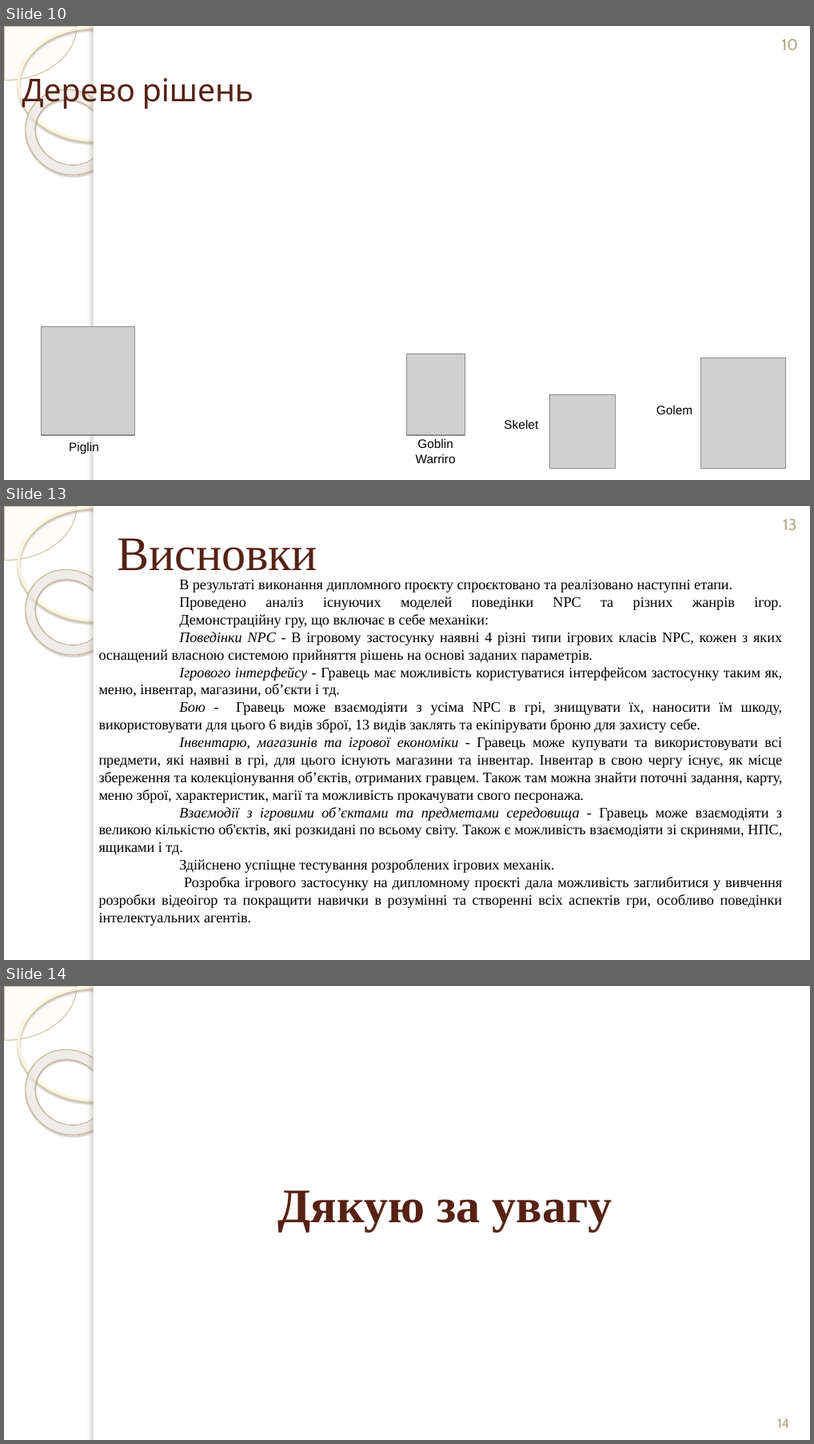
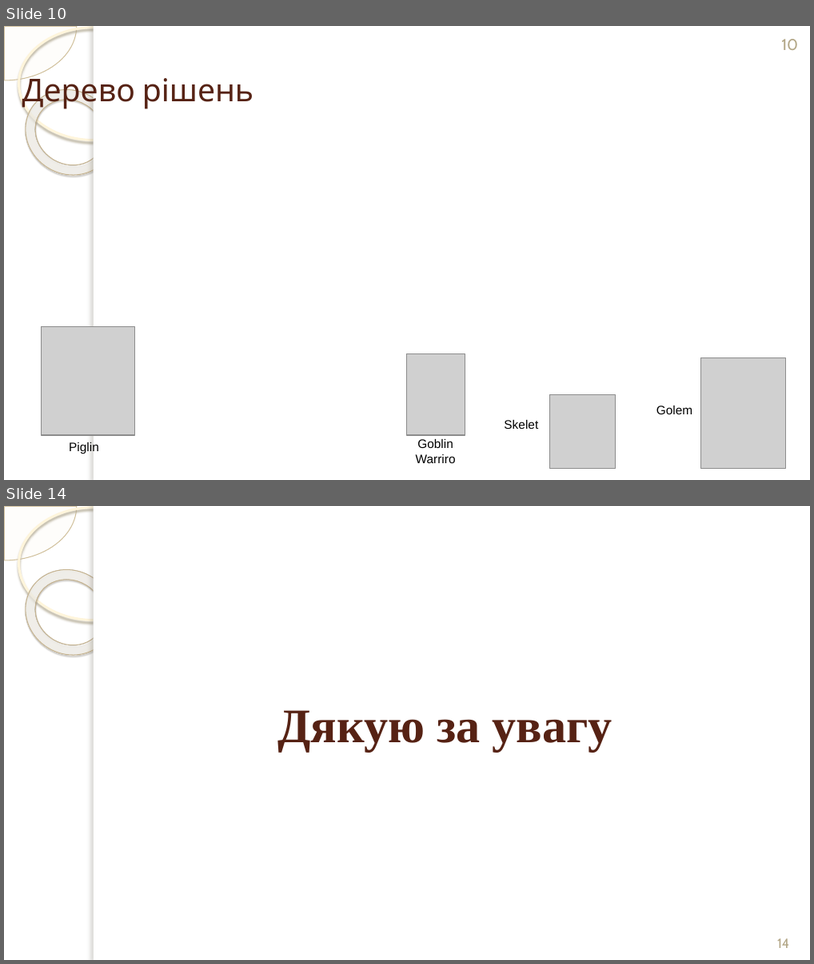
Before and after one commit to mcmcmax437/3D-RPG-Diploma-Thesis, a slide deck: Documents/Презентація/Презентація_Терешкович_ІТ-02_Захист.pptx. Shown one above the other, each under a label of ours: slides 10, 13 and 14 before the commit, slides 10 and 14 after it; the slides between them are not shown. The pictures are 814x1444 and 814x964 pixels, drawn with LibreOffice and Linux fonts; fonts in the diff are those of the drawing; grey boxes stand for pictures; background and template pictures are left out. Boxes give left, top, right and bottom in pixels: in the first picture for what was removed or moved away, otherwise in the second. Text is boxed around its words. In the diff, an @@ line names an element or a change of style, - is before the commit and + after.

```diff
--- a/Documents/Презентація/Презентація_Терешкович_ІТ-02_Захист.pptx
+++ b/Documents/Презентація/Презентація_Терешкович_ІТ-02_Захист.pptx
@@ slide 13 removed at (4, 506, 810, 960), background picture (left out); not listed: 5 template elements that a slide beside it also shows @@
@@ page number removed at (783, 519, 798, 530) @@
-13
@@ title removed at (117, 538, 318, 571) @@
-Висновки
@@ text removed at (99, 580, 783, 925) @@
-В результаті виконання дипломного проєкту спроєктовано та реалізовано наступні етапи.
-Проведено аналіз існуючих моделей поведінки NPC та різних жанрів ігор.
-Демонстраційну гру, що включає в себе механіки:
-Поведінки NPC - В ігровому застосунку наявні 4 різні типи ігрових класів NPC, кожен з яких оснащений власною системою прийняття рішень на основі заданих параметрів.
-Ігрового інтерфейсу - Гравець має можливість користуватися інтерфейсом застосунку таким як, меню, інвентар, магазини, об’єкти і тд.
-Бою - Гравець може взаємодіяти з усіма NPC в грі, знищувати їх, наносити їм шкоду, використовувати для цього 6 видів зброї, 13 видів заклять та екіпірувати броню для захисту себе.
-Інвентарю, магазинів та ігрової економіки - Гравець може купувати та використовувати всі предмети, які наявні в грі, для цього існують магазини та інвентар. Інвентар в свою чергу існує, як місце збереження та колекціонування об’єктів, отриманих гравцем. Також там можна знайти поточні задання, карту, меню зброї, характеристик, магії та можливість прокачувати свого песронажа.
-Взаємодії з ігровими об’єктами та предметами середовища - Гравець може взаємодіяти з великою кількістю об'єктів, які розкидані по всьому світу. Також є можливість взаємодіяти зі скринями, НПС, ящиками і тд.
-Здійснено успіщне тестування розроблених ігрових механік.
-Розробка ігрового застосунку на дипломному проєкті дала можливість заглибитися у вивчення розробки відеоігор та покращити навички в розумінні та створенні всіх аспектів гри, особливо поведінки інтелектуальних агентів.
```
Also in this commit, not shown: 3 slides changed, 2 slides added, 1 other slide removed, 4 other files.
